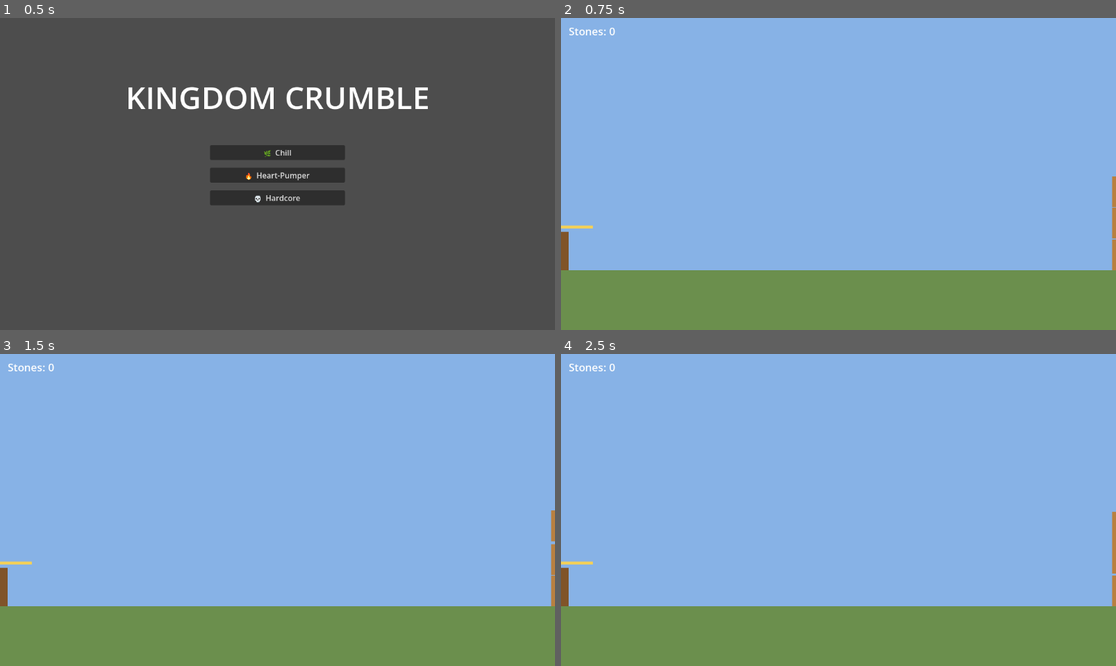
Above: before the commit, frames 1-4 (two rows, left to right).
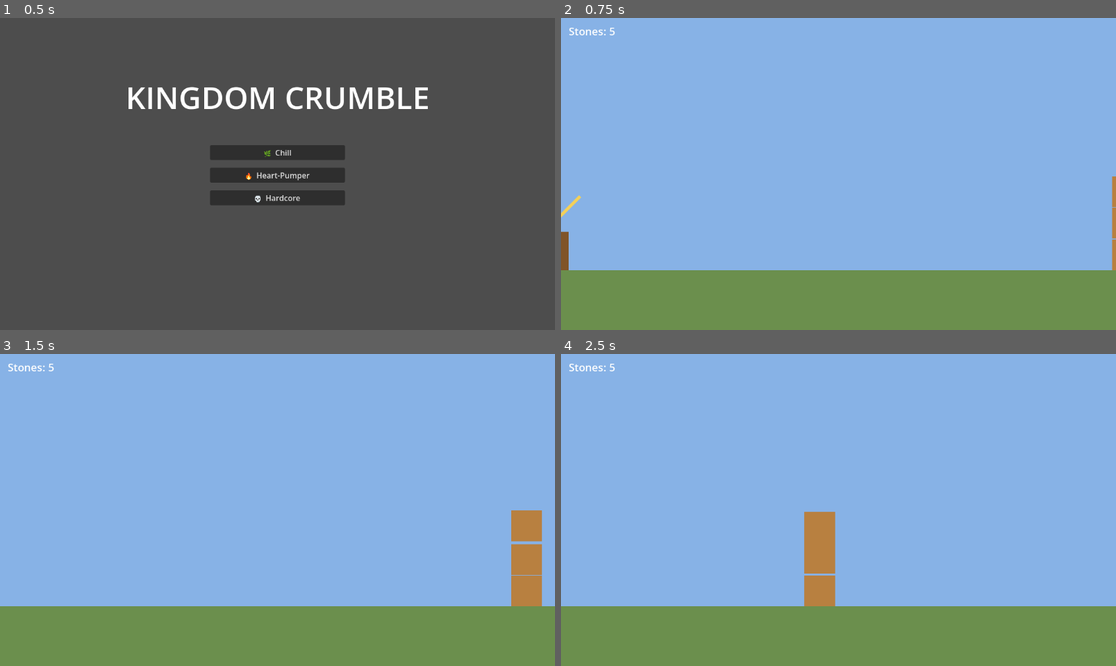
Above: after the commit, the same moments.

Repository: hazlema/kingdom-crumble
Game: Godot game, scene res://scenes/main_menu.tscn
Two runs of this game, one before a commit and one after it. Both use one fixed random seed, a clock stepped at 60 frames per second and the inputs below.
Inputs (mouse positions are in pixels of both pictures, inside the frame that each line leads up to):
- Up to frame 1 (0.5 s): no input
- Up to frame 2 (0.75 s): click "🌿 Chill" at 0.5 s
- Up to frame 3 (1.5 s): tap Enter (advance) at 1.25, 1.35 s; move the mouse to (399, 494) at 1.27 s; hold . (scout_right) from 1.28 s (still down); click (399, 494) at 1.42 s
- Up to frame 4 (2.5 s): release . (scout_right) at 2 s; drag from (727, 525) to (810, 572) at 2.02 s

Frame 1 is identical in both runs. In frame 2, 0.1% of the frame differs, in the area x 0-10%, y 3-68%; in frame 3, 2.2%, in the area x 0-100%, y 3-81%; in frame 4, 2.2%.
Error before the commit: Parse Error: Cannot infer the type of "pt" variable because the value doesn't have a set type. (res://src/gameplay/trebuchet.gd:18)

Commit message:
docs: correct Task 10 .tscn listing to use header-attribute groups syntax
Future levels copying the plan template would have inherited the invalid
body-property groups= form. Fixed to groups=["crates"] in the [node ...]
header line, with a correction note for clarity.

Co-Authored-By: Claude Fable 5 <noreply@anthropic.com>

Diff:
--- a/src/gameplay/trebuchet.gd
+++ b/src/gameplay/trebuchet.gd
@@ -13,9 +13,9 @@
 
 func _process(_delta: float) -> void:
 	if has_node("AimIndicator"):
-		var indicator := $AimIndicator
+		var indicator: Line2D = $AimIndicator
 		indicator.rotation = -deg_to_rad(aim_angle_deg)
-		var pt := indicator.points[1]
+		var pt: Vector2 = indicator.points[1]
 		pt.x = 90.0 + charge * 60.0
 		indicator.set_point_position(1, pt)
 
Not shown, changed: docs/superpowers/plans/2026-08-29-first-playable.md
